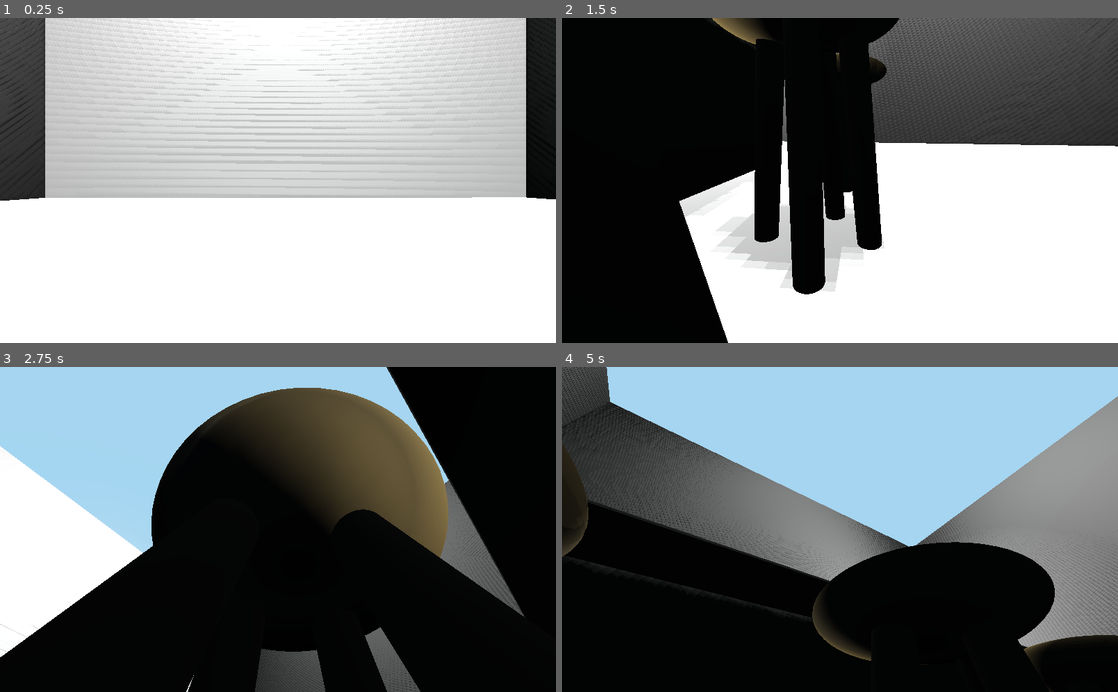
Above: before the commit, frames 1-4 (two rows, left to right).
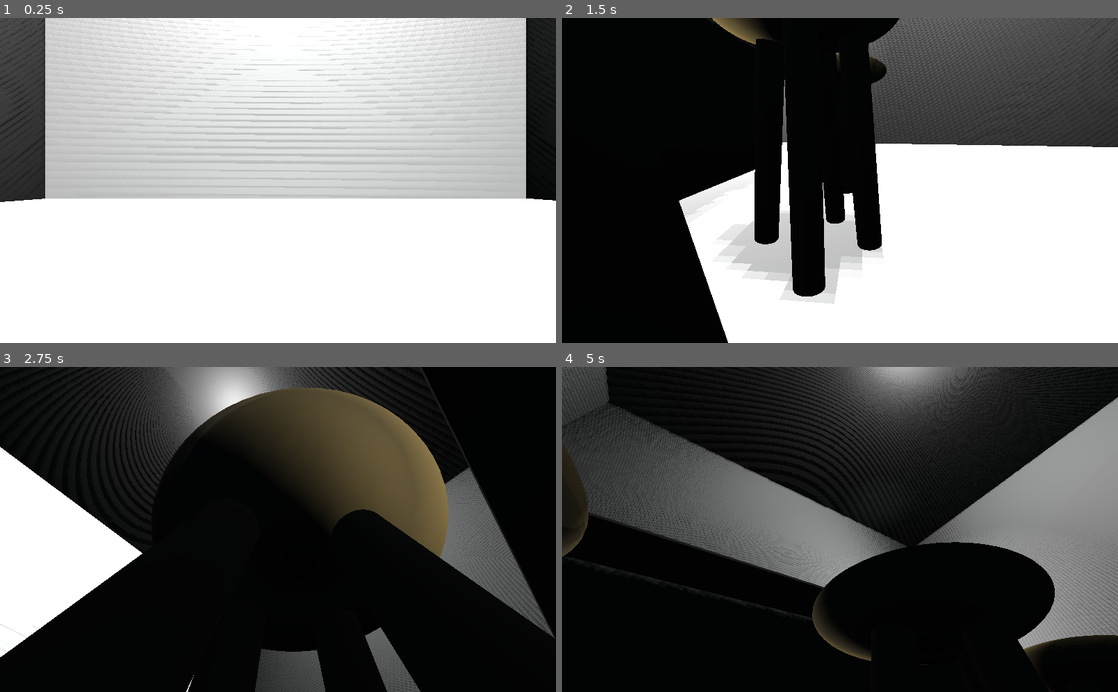
Above: after the commit, the same moments.

Repository: Gabbycl/AR218_Clay
Game: Godot game, scene res://Levels/Level0.tscn
Two runs of this game, one before a commit and one after it. Both use one fixed random seed, a clock stepped at 60 frames per second and the inputs below. The project has no main scene, so this scene is started directly.
Inputs (mouse positions are in pixels of both pictures, inside the frame that each line leads up to):
- Up to frame 1 (0.25 s): no input
- Up to frame 2 (1.5 s): tap Enter at 0.5 s; move the mouse to (962, 164) at 0.52 s; hold Right (move_right) 0.53-1.28 s; tap Space (jump) at 0.77 s; move the mouse to (728, 196) at 1.27 s; hold O (move_backward) from 1.28 s (still down)
- Up to frame 3 (2.75 s): tap Space (jump) at 1.52 s; move the mouse to (333, 458) at 2.02 s; release O (move_backward) at 2.03 s; hold Right (move_right) from 2.03 s (still down)
- Up to frame 4 (5 s): move the mouse to (812, 594) at 2.77 s; release Right (move_right) at 2.78 s; hold , (move_forward) 2.78-3.53 s; tap Space (jump) at 3.02, 3.77, 4.52 s; move the mouse to (1006, 578) at 3.52 s; hold A (move_left) from 3.53 s (still down); move the mouse to (673, 480) at 4.27 s

The runs differ from the first frame. In frame 1, 0.2% of the frame differs, in the area x 0-100%, y 55-57%; in frame 2, 1.1%; in frame 3, 20%; in frame 4, 32%, in the area x 2-100%, y 0-87%.

Commit message:
update!!

Diff:
--- a/3D_World_Workshop-main/3D_World_Workshop/Levels/Level0.tscn
+++ b/3D_World_Workshop-main/3D_World_Workshop/Levels/Level0.tscn
@@ -26,13 +26,15 @@
 
 [sub_resource type="CubeMesh" id=8]
 
+[sub_resource type="CubeMesh" id=9]
+
 [node name="Level0" type="Spatial"]
 
 [node name="Ground" type="StaticBody" parent="."]
 transform = Transform( 50, 0, 0, 0, 0.5, 0, 0, 0, 50, 0, -0.508487, 0 )
 
 [node name="MeshInstance" type="MeshInstance" parent="Ground"]
-transform = Transform( 1, 0, 0, 0, 1, 0, 0, 0, 1, 0.0258537, -0.130166, -0.0017918 )
+transform = Transform( 1, 0, 0, 0, 1, 0, 0, 0, 1, 0.0258537, -0.671845, -0.0017918 )
 mesh = SubResource( 1 )
 material/0 = null
 
@@ -77,22 +79,22 @@
 material/0 = null
 
 [node name="MeshInstance" type="MeshInstance" parent="."]
-transform = Transform( -1.17568, 0, 0.0256012, 0, 1.12834, 0, -0.0301088, 0, -0.999672, 62.865, 38.4267, -39.2607 )
+transform = Transform( -1.17568, 0, 0.0256012, 0, 1.12834, 0, -0.0301088, 0, -0.999672, 62.865, 38.4267, -99.4529 )
 mesh = SubResource( 5 )
 material/0 = SubResource( 6 )
 
 [node name="MeshInstance2" type="MeshInstance" parent="."]
-transform = Transform( 15.4329, 0, 0, 0, 3.30391, 0, 0, 0, 4.59628, 0.466261, 3.40099, 14.4648 )
+transform = Transform( 15.4329, 0, 0, 0, 3.30391, 0, 0, 0, 4.59628, 0.433991, 3.42992, 14.448 )
 mesh = SubResource( 7 )
 material/0 = null
 
-[node name="MeshInstance3" type="MeshInstance" parent="."]
-transform = Transform( 15.2828, 0, 0, 0, 0.0296326, 0, 0, 0, 2.55932, 0.419611, 6.66969, 9.94814 )
+[node name="MeshInstance3" type="MeshInstance" parent="MeshInstance2"]
+transform = Transform( 1.00063, 0, 0, 0, 0.00896895, 0, 0, 0, 0.556824, -0.000490287, 0.976351, -0.895632 )
 mesh = SubResource( 8 )
 material/0 = null
 
-[node name="MeshInstance4" type="MeshInstance" parent="."]
-transform = Transform( 15.2828, 0, 0, 0, 0.0296326, 0, 0, 0, 2.55932, 0.419611, 6.66969, 17.6519 )
+[node name="MeshInstance4" type="MeshInstance" parent="MeshInstance2"]
+transform = Transform( 1.00269, 0, 0, 0, 0.00896895, 0, 0, 0, 0.556824, 0.00134823, 0.987718, 0.70037 )
 mesh = SubResource( 8 )
 material/0 = null
 
@@ -113,3 +115,8 @@
 
 [node name="Refrigerator" parent="." instance=ExtResource( 6 )]
 transform = Transform( 8.53572, 0, 0, 0, 10.5894, 0, 0, 0, 10.5894, -15.994, -0.241352, 29.4822 )
+
+[node name="MeshInstance5" type="MeshInstance" parent="."]
+transform = Transform( 33.5906, 0, -0.603571, 0, 0.11282, 0, 0.608025, 0, 33.3445, 0.866054, 41.6897, 0 )
+mesh = SubResource( 9 )
+material/0 = null
--- /dev/null
+++ b/3D_World_Workshop-main/3D_World_Workshop/Scenes/Bed.tscn
@@ -0,0 +1,27 @@
+[gd_scene load_steps=4 format=2]
+
+[sub_resource type="CubeMesh" id=1]
+
+[sub_resource type="CubeMesh" id=2]
+
+[sub_resource type="CubeMesh" id=3]
+
+[node name="Bed" type="Spatial"]
+
+[node name="MeshInstance" type="MeshInstance" parent="."]
+transform = Transform( 0.668008, 0, 0, 0, 0.179469, 0, 0, 0, 0.929787, 0, 0.17241, 0 )
+mesh = SubResource( 1 )
+material/0 = null
+
+[node name="MeshInstance" type="MeshInstance" parent="MeshInstance"]
+transform = Transform( 0.987231, 0, 0, 0, 0.785662, 0, 0, 0, 0.19195, 0, 1.76842, -0.792414 )
+mesh = SubResource( 2 )
+material/0 = null
+
+[node name="OmniLight" type="OmniLight" parent="."]
+transform = Transform( 1, 0, 0, 0, 1, 0, 0, 0, 1, 0, 2.11931, 0 )
+
+[node name="MeshInstance2" type="MeshInstance" parent="."]
+transform = Transform( 0.578235, 0, 0, 0, 0.0279527, 0, 0, 0, 0.887838, 0, 1.61658, 0 )
+mesh = SubResource( 3 )
+material/0 = null
--- /dev/null
+++ b/3D_World_Workshop-main/3D_World_Workshop/Scenes/Couch.tscn
@@ -0,0 +1,48 @@
+[gd_scene load_steps=6 format=2]
+
+[sub_resource type="CubeMesh" id=1]
+
+[sub_resource type="CubeMesh" id=2]
+
+[sub_resource type="CubeMesh" id=3]
+
+[sub_resource type="CubeMesh" id=4]
+
+[sub_resource type="CylinderMesh" id=5]
+
+[node name="Couch" type="Spatial"]
+
+[node name="Couch" type="MeshInstance" parent="."]
+transform = Transform( 0.804358, 0, 0, 0, 0.09943, 0, 0, 0, 0.341078, -0.0033772, 0.107872, -3.24249e-05 )
+mesh = SubResource( 1 )
+material/0 = null
+
+[node name="pillow" type="MeshInstance" parent="Couch"]
+transform = Transform( 0.211322, 0, -0.0475511, 0, 1.27104, 0, 0.362529, 0, 0.154153, 0.616793, 0.939781, 0.0927741 )
+mesh = SubResource( 2 )
+material/0 = null
+
+[node name="couch arm2" type="MeshInstance" parent="Couch"]
+transform = Transform( 0.121233, 0, 0, 0, 1.19356, 0, 0, 0, 0.643285, -0.876561, 1.2024, 0.140412 )
+mesh = SubResource( 3 )
+material/0 = null
+
+[node name="couch arm" type="MeshInstance" parent="Couch"]
+transform = Transform( 0.121233, 0, 0, 0, 1.19356, 0, 0, 0, 0.643285, 0.878791, 1.20242, 0.188543 )
+mesh = SubResource( 3 )
+material/0 = null
+
+[node name="back of couch" type="MeshInstance" parent="Couch"]
+transform = Transform( 0.994312, 0, 0, 0, 2.13576, 0, 0, 0, 0.464859, 0, 1.23111, -0.510013 )
+mesh = SubResource( 4 )
+material/0 = null
+
+[node name="pillow2" type="MeshInstance" parent="Couch"]
+transform = Transform( 0.200316, 0, 0.0519096, 0, 1.27104, 0, -0.395759, 0, 0.146124, -0.639531, 0.939781, 0.0927741 )
+mesh = SubResource( 2 )
+material/0 = null
+
+[node name="pillow 3" type="MeshInstance" parent="Couch"]
+transform = Transform( 0.00349017, -0.276904, -0.00335873, 0.562318, 0.0192952, 1.02735, -0.236639, -0.0165281, 0.174671, 0.00862931, 0.979207, 0.0927741 )
+mesh = SubResource( 5 )
+material/0 = null
--- /dev/null
+++ b/3D_World_Workshop-main/3D_World_Workshop/Scenes/House.tscn
@@ -0,0 +1,62 @@
+[gd_scene load_steps=4 format=2]
+
+[ext_resource path="res://Scenes/Couch.tscn" type="PackedScene" id=1]
+
+[sub_resource type="CubeMesh" id=1]
+
+[sub_resource type="CubeMesh" id=2]
+
+[node name="House" type="Spatial"]
+
+[node name="MeshInstance" type="MeshInstance" parent="."]
+transform = Transform( 1.85864, 0, 0, 0, -0.00868987, 0, 0, 0, 2.33684, 3.11136e-05, 0.026757, 0.000157833 )
+mesh = SubResource( 1 )
+material/0 = null
+
+[node name="MeshInstance2" type="MeshInstance" parent="."]
+transform = Transform( 0.708983, 0, 0, 0, 1.18134, 0, 0, 0, 0.00813383, 1.03566, 1.22045, -2.30333 )
+mesh = SubResource( 2 )
+material/0 = null
+
+[node name="MeshInstance6" type="MeshInstance" parent="."]
+transform = Transform( 0.708983, 0, 0, 0, 1.18134, 0, 0, 0, 0.00813383, -1.09715, 1.22045, -2.30333 )
+mesh = SubResource( 2 )
+material/0 = null
+
+[node name="MeshInstance7" type="MeshInstance" parent="."]
+transform = Transform( 0.708983, 0, 0, 0, 0.706777, 0, 0, 0, 0.00813383, -0.0891745, 1.68489, -2.30333 )
+mesh = SubResource( 2 )
+material/0 = null
+
+[node name="MeshInstance8" type="MeshInstance" parent="."]
+transform = Transform( 0.127874, -0.00776791, -0.00759512, 0.0037203, 0.46804, -0.000348129, 0.336899, -9.50383e-05, 0.00288421, 0.198652, 0.515016, -2.63852 )
+mesh = SubResource( 2 )
+material/0 = null
+
+[node name="MeshInstance9" type="MeshInstance" parent="."]
+transform = Transform( 0.401536, -0.00317186, 0, 0.000355189, 0.0446853, 0.00811755, -0.00560653, -0.705341, 0.000514269, -0.0147358, 0.041209, -2.53968 )
+mesh = SubResource( 2 )
+material/0 = null
+
+[node name="MeshInstance3" type="MeshInstance" parent="."]
+transform = Transform( 1.82031, 0, 0, 0, 1.18134, 0, 0, 0, 0.00813383, 0.00608146, 1.22045, 2.26582 )
+mesh = SubResource( 2 )
+material/0 = null
+
+[node name="MeshInstance4" type="MeshInstance" parent="."]
+transform = Transform( 0.00768851, 0, 0.00813376, 0, 1.18134, 0, -2.28692, 0, 4.31617e-05, -1.78568, 1.22045, 0.000427127 )
+mesh = SubResource( 2 )
+material/0 = null
+
+[node name="MeshInstance5" type="MeshInstance" parent="."]
+transform = Transform( -0.0468712, 0, 0.00813247, 0, 1.18134, 0, -2.28645, 0, -0.000150893, 1.77585, 1.22413, -0.0115334 )
+mesh = SubResource( 2 )
+material/0 = null
+
+[node name="OmniLight" type="OmniLight" parent="."]
+transform = Transform( 1, 0, 0, 0, 1, 0, 0, 0, 1, 0, 1.2621, 0 )
+light_color = Color( 0.109804, 0.360784, 0.439216, 1 )
+omni_range = 2.8
+
+[node name="Couch" parent="." instance=ExtResource( 1 )]
+transform = Transform( -0.999974, 0, -0.00724301, 0, 1, 0, 0.00724301, 0, -0.999974, 0, 0, 1.9274 )
Not shown: 1 places in 3D_World_Workshop-main/3D_World_Workshop/Levels/Level0.tscn that only renumber resources
